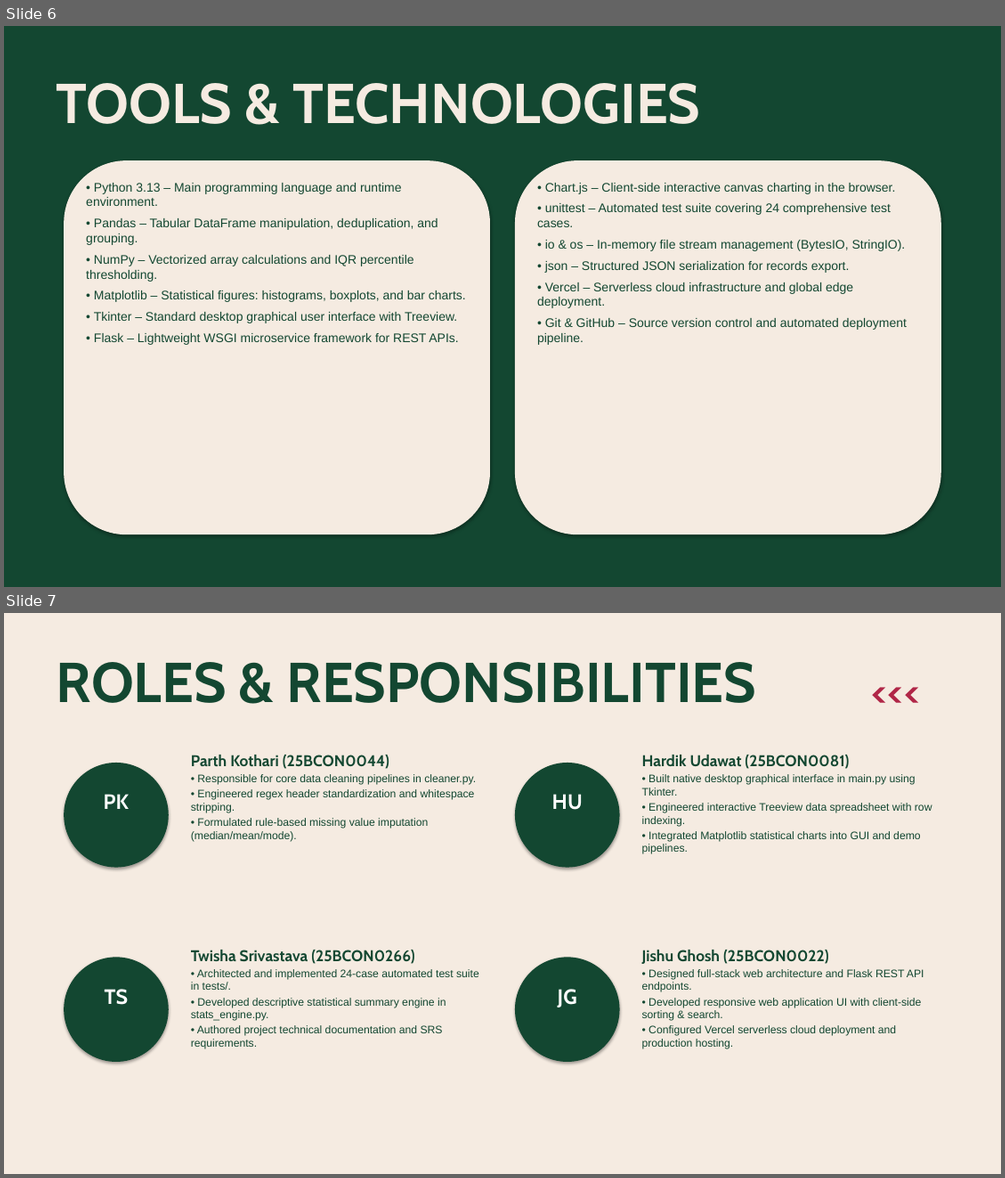
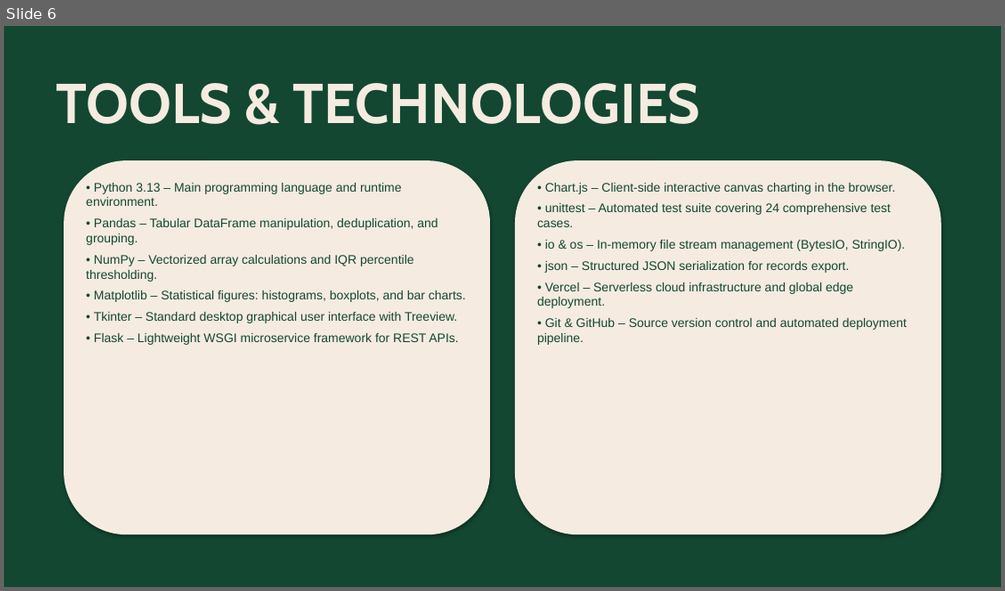
Before and after one commit to JISHU-GHOSH/csv-data-cleaner-analytics, a slide deck: CSV_Cleaner_14_Pages_Presentation.pptx. Shown one above the other, each under a label of ours: slides 6 and 7 before the commit, slide 6 after it. The pictures are 1005x1178 and 1005x591 pixels, drawn with LibreOffice and Linux fonts; fonts in the diff are those of the drawing. Boxes give left, top, right and bottom in pixels: in the first picture for what was removed or moved away, otherwise in the second. Text is boxed around its words. In the diff, an @@ line names an element or a change of style, - is before the commit and + after.

Commit message:
feat: update member roles (Parth: Report, Twisha: Research Paper, Hardik: PPT, Jishu: Code) and remove circles beside names

```diff
--- a/CSV_Cleaner_14_Pages_Presentation.pptx
+++ b/CSV_Cleaner_14_Pages_Presentation.pptx
@@ slide 7 removed at (4, 613, 1001, 1174), background #FFFFFF @@
@@ rectangle removed at (4, 613, 1001, 1174) @@
@@ text removed at (57, 662, 757, 703) @@
-ROLES & RESPONSIBILITIES
@@ text removed at (864, 666, 976, 725) @@
-<<<
@@ ellipse removed at (64, 763, 169, 868) @@
@@ text removed at (191, 755, 476, 842) @@
-Parth Kothari (25BCON0044)
-• Responsible for core data cleaning pipelines in cleaner.py.
-• Engineered regex header standardization and whitespace stripping.
-• Formulated rule-based missing value imputation (median/mean/mode).
@@ ellipse removed at (515, 763, 619, 868) @@
@@ text removed at (642, 755, 932, 854) @@
-Hardik Udawat (25BCON0081)
-• Built native desktop graphical interface in main.py using Tkinter.
-• Engineered interactive Treeview data spreadsheet with row indexing.
-• Integrated Matplotlib statistical charts into GUI and demo pipelines.
@@ text removed at (104, 794, 129, 809) @@
-PK
@@ text removed at (552, 794, 582, 810) @@
-HU
@@ ellipse removed at (64, 957, 169, 1062) @@
@@ text removed at (191, 949, 479, 1049) @@
-Twisha Srivastava (25BCON0266)
-• Architected and implemented 24-case automated test suite in tests/.
-• Developed descriptive statistical summary engine in stats_engine.py.
-• Authored project technical documentation and SRS requirements.
@@ ellipse removed at (515, 957, 619, 1062) @@
@@ text removed at (642, 949, 924, 1049) @@
-Jishu Ghosh (25BCON0022)
-• Designed full-stack web architecture and Flask REST API endpoints.
-• Developed responsive web application UI with client-side sorting & search.
-• Configured Vercel serverless cloud deployment and production hosting.
@@ text removed at (105, 989, 128, 1005) @@
-TS
@@ text removed at (558, 989, 577, 1007) @@
-JG
```
Also in this commit, not shown: 1 slide added, 3 other files.
